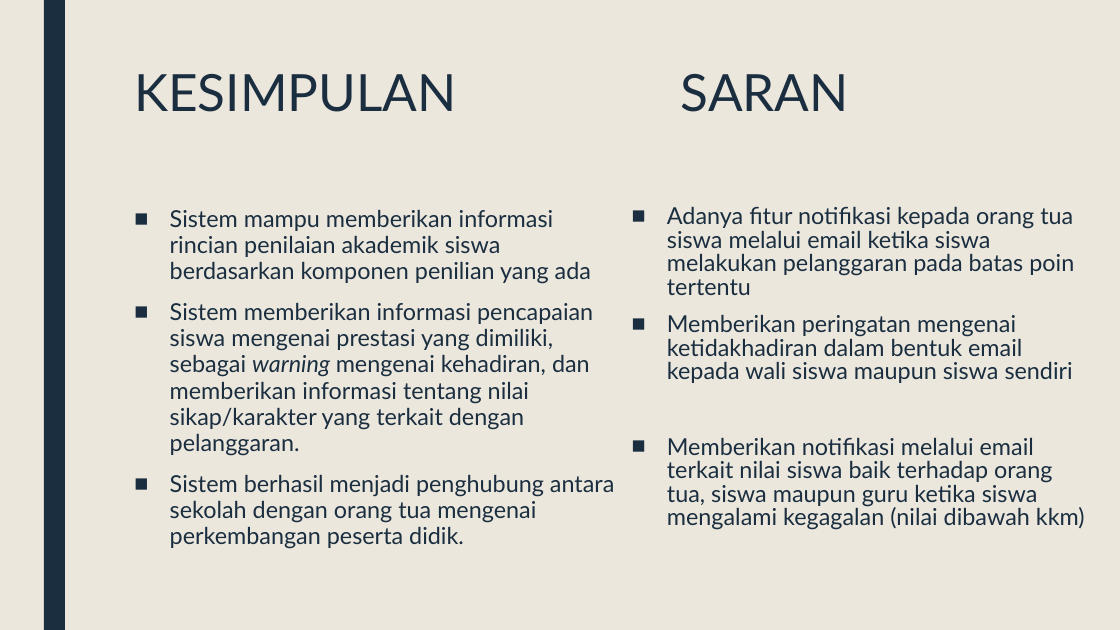
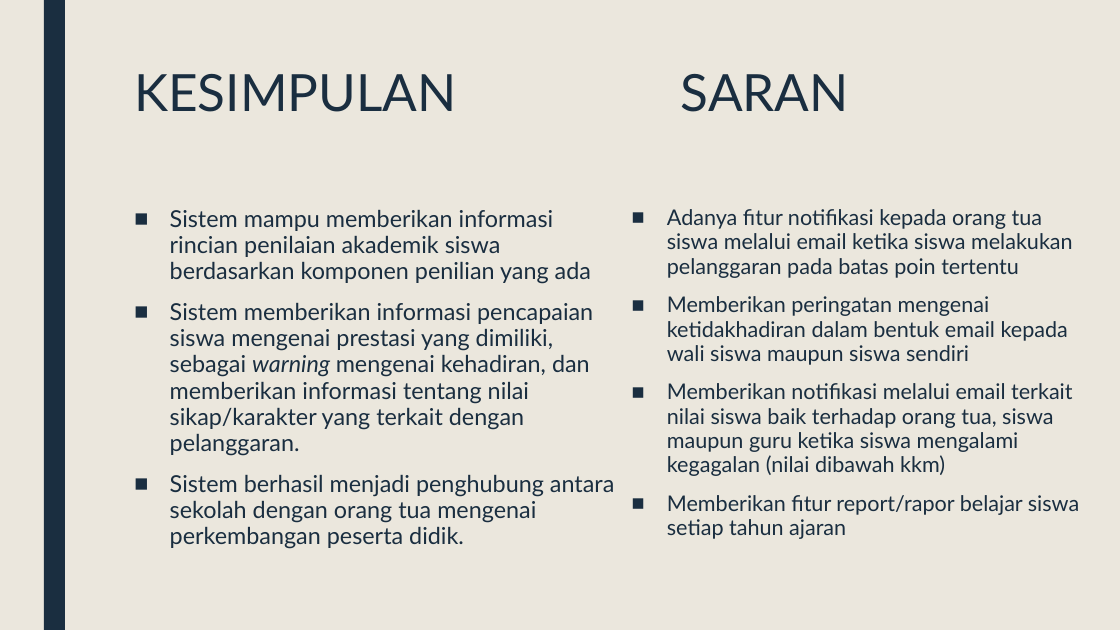
Before and after one commit to danielzalukhu/taubaya, a slide deck: slide 27 of document/LSTA/160716053_DanielBualaKristoZalukhu_PPT.pptx (slide 26 before the commit). Drawn at 1120x630 pixels with LibreOffice and Linux fonts; fonts in the diff are those of the drawing. Boxes give left, top, right and bottom in pixels: in the first picture for what was removed or moved away, otherwise in the second. Text is boxed around its words. In the diff, an @@ line names an element or a change of style, - is before the commit and + after.

```diff
--- a/document/LSTA/160716053_DanielBualaKristoZalukhu_PPT.pptx
+++ b/document/LSTA/160716053_DanielBualaKristoZalukhu_PPT.pptx
@@ text at (667, 209, 1073, 476): size 20 to 18.5 pt in "Adanya fitur notifikasi kepada orang tua siswa ...", "Memberikan peringatan mengenai ketidakhadiran dalam bentuk e ...", "Memberikan notifikasi melalui email terkait nilai siswa ..."; line spacing 0.84 to 0.94 @@
@@ text at (667, 495, 1079, 539): paragraph added @@
+■ Memberikan fitur report/rapor belajar siswa setiap tahun ajaran
```
Also in this commit, not shown: 9 other slides changed, 1 slide added, 28 other files.
